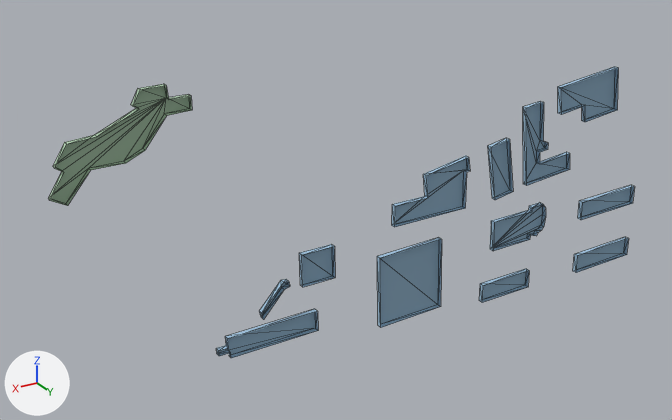
Two versions of the OBJ model src/kickboard_sim/models/knu_campus/meshes/buildings_k18.obj, one commit apart.
Before and after are seen from a 50 mm lens placed at (448.0, 447.0, -27.0), pointed at (169.0, -19.0, -260.0). Every picture has the same lights, and +X, +Y and +Z are marked at lower left. The older version comes first. Mesh edges are drawn as thin lines. Where no turn or scale is listed for an object, it has been applied to the vertices.

The first picture shows 'buildings_k18'.
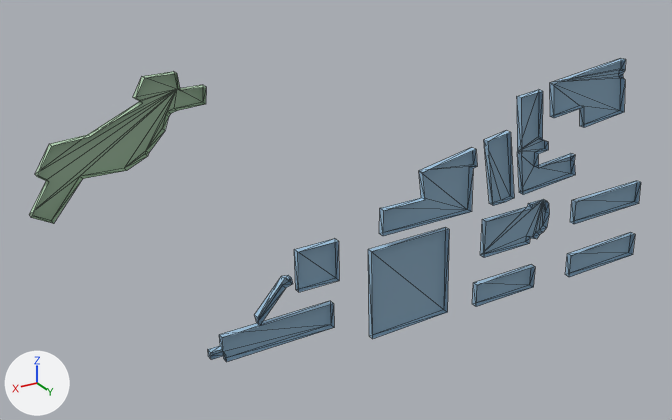
The change, as a diff of the scene's bpy script:
```diff
--- a/src/kickboard_sim/models/knu_campus/meshes/buildings_k18.obj.py
+++ b/src/kickboard_sim/models/knu_campus/meshes/buildings_k18.obj.py
@@ me_buildings_k18 @@
 # used by ob_buildings_k18; location = (0.0, 0.0, 0.0)
-me_buildings_k18.from_pydata(...)  # 184 vertices, 250 faces; spans x -85.0..349.0, y -3.0..0.0, z -348.0..-157.0
+me_buildings_k18.from_pydata(...)  # 212 vertices, 292 faces; spans x -92.0..359.0, y -4.0..0.0, z -350.0..-152.0
+# me_buildings_k18 part 1: the loose piece of 8 vertices spanning x -84.0..-30.0, y -3.0..0.0, z -305.0..-289.0 is scaled about its middle by (1.25, 1.24, 1.25)
+# me_buildings_k18 part 2: the loose piece of 8 vertices spanning x 96.0..147.0, y -3.0..0.0, z -343.0..-289.0 is scaled about its middle by (1.25, 1.24, 1.24)
+# me_buildings_k18 part 3: the loose piece of 8 vertices spanning x 16.0..59.0, y -3.0..0.0, z -348.0..-334.0 is scaled about its middle by (1.25, 1.24, 1.25)
+# me_buildings_k18 part 4: the loose piece of 8 vertices spanning x -85.0..-31.0, y -3.0..0.0, z -348.0..-332.0 is scaled about its middle by (1.25, 1.24, 1.25)
+# me_buildings_k18 part 5: the loose piece of 16 vertices spanning x 194.0..262.0, y -3.0..0.0, z -331.0..-316.0 is scaled about its middle by (1.25, 1.24, 1.25), then moved by (-3.0, 0.0, 0.0)
+# me_buildings_k18 part 6: the loose piece of 12 vertices spanning x 213.0..233.0, y -3.0..0.0, z -311.0..-289.0 is scaled about its middle by (1.25, 1.24, 1.25), then moved by (0.0, 0.0, -1.0)
+# me_buildings_k18 part 7: the loose piece of 8 vertices spanning x 181.0..204.0, y -3.0..0.0, z -296.0..-274.0 is scaled about its middle by (1.25, 1.24, 1.25)
+# me_buildings_k18 part 8: the loose piece of 34 vertices spanning x 269.0..349.0, y -3.0..0.0, z -212.0..-157.0 is rebuilt with 44 vertices and now spans x 261.0..359.0, y -4.0..0.0, z -220.0..-152.0
+# me_buildings_k18 part 9: the loose piece of 26 vertices spanning x 5.0..53.0, y -3.0..0.0, z -309.0..-283.0 is rebuilt with 26 vertices and now spans x 2.0..61.0, y -4.0..0.0, z -312.0..-282.0
+# me_buildings_k18 part 10: the loose piece of 16 vertices spanning x 78.0..137.0, y -3.0..0.0, z -272.0..-235.0 is rebuilt with 16 vertices and now spans x 72.0..145.0, y -4.0..0.0, z -276.0..-230.0
+# me_buildings_k18 part 11: the loose piece of 12 vertices spanning x -54.0..3.0, y -3.0..0.0, z -228.0..-192.0 is rebuilt with 22 vertices and now spans x -62.0..10.0, y -4.0..0.0, z -232.0..-187.0
+# me_buildings_k18 part 12: the loose piece of 8 vertices spanning x 38.0..61.0, y -3.0..0.0, z -271.0..-228.0 is rebuilt with 10 vertices and now spans x 37.0..64.0, y -4.0..0.0, z -274.0..-224.0
+# me_buildings_k18 part 13
+# 19 vertices are removed from x -13.0..33.0, y -3.0..0.0, z -266.0..-207.0
+# 28 faces are deleted
+# 1 vertex moves within x 10.0, y 0.0, z -237.0
+# 13 vertices are added at x -19.0..38.0, y -4.0, z -272.0..-199.0
+# 12 new vertices lie (0.0, 4.0, 0.0) away from vertices in x -19.0..38.0, y -4.0, z -272.0..-199.0
+# 26 new faces join them, mat_zone4 (blue #9dc1db)
+# 11 new faces join them, mat_roof4 (blue #8aaac1)
 me_buildings_k18.materials.append(mat_zone4)
```

Changed parts and their boxes (x1, y1, x2, y2) in the pictures (672 x 420 px; the box of a moved part takes in the faces that stretch with it):
'buildings_k18', reshaped
    before: (48, 67, 634, 358)
    after: (29, 58, 641, 362)
part 1 of me_buildings_k18, moved or reshaped
    before: (578, 185, 634, 220)
    after: (570, 181, 641, 224)
part 2 of me_buildings_k18, moved or reshaped
    before: (377, 237, 442, 327)
    after: (368, 227, 449, 339)
part 3 of me_buildings_k18, moved or reshaped
    before: (479, 269, 529, 303)
    after: (472, 265, 535, 307)
part 4 of me_buildings_k18, moved or reshaped
    before: (573, 237, 629, 273)
    after: (565, 232, 635, 277)
part 5 of me_buildings_k18, moved or reshaped
    before: (216, 309, 318, 358)
    after: (208, 301, 334, 362)
part 6 of me_buildings_k18, moved or reshaped
    before: (259, 279, 290, 320)
    after: (255, 275, 293, 325)
part 7 of me_buildings_k18, moved or reshaped
    before: (299, 244, 335, 287)
    after: (294, 239, 339, 292)
part 8 of me_buildings_k18, rebuilt (23% wider, 25% taller)
    before: (48, 84, 192, 206)
    after: (29, 71, 206, 224)
part 9 of me_buildings_k18, rebuilt (23% wider, 20% taller)
    before: (490, 202, 546, 251)
    after: (480, 199, 549, 258)
part 10 of me_buildings_k18, rebuilt (25% wider, 24% taller)
    before: (392, 156, 470, 227)
    after: (379, 148, 477, 236)
part 11 of me_buildings_k18, rebuilt (26% wider, 27% taller)
    before: (558, 67, 618, 122)
    after: (550, 58, 626, 128)
part 12 of me_buildings_k18, rebuilt (19% wider, 21% taller)
    before: (488, 138, 513, 200)
    after: (484, 131, 514, 206)
part 13 of me_buildings_k18, moved or reshaped
    before: (523, 101, 570, 186)
    after: (517, 89, 575, 195)
